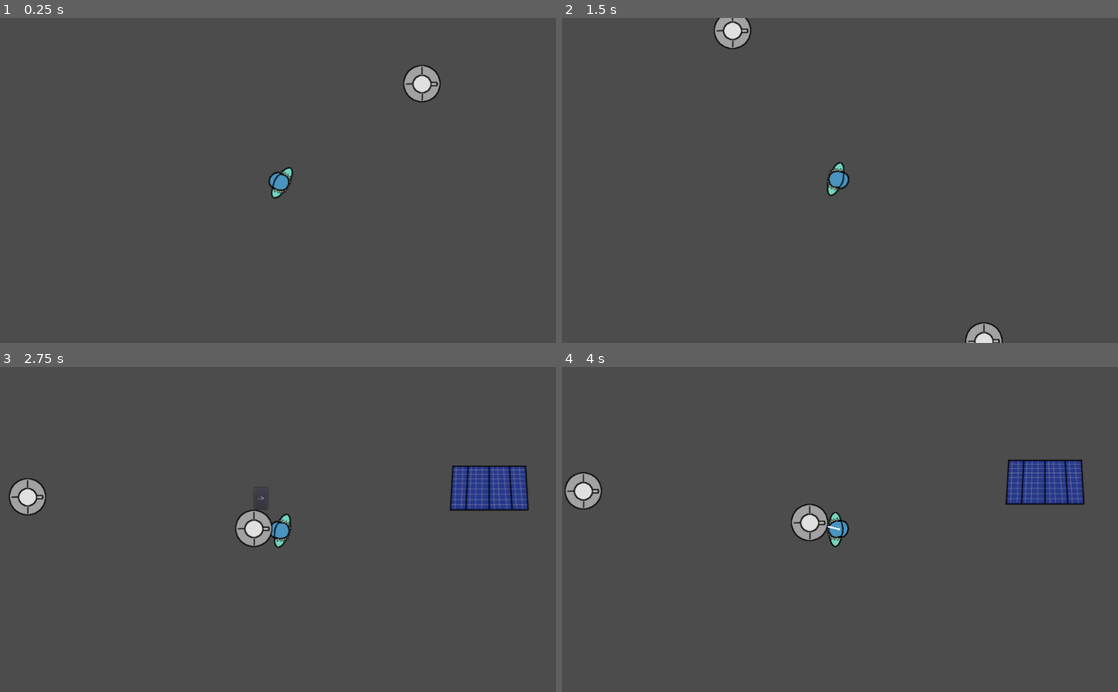
Above: before the commit, frames 1-4 (two rows, left to right).
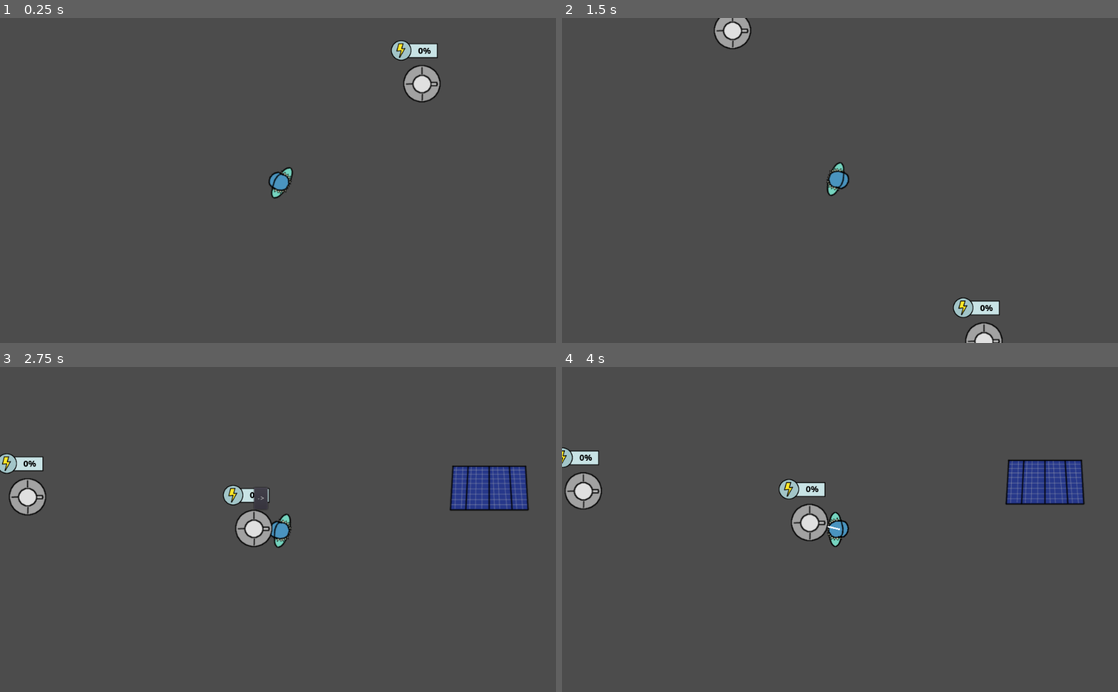
Above: after the commit, the same moments.

Repository: moisesjbc/spain-game-dev-jam-3
Game: Godot game, scene res://gameplay/main/main.tscn
Same seed, same stepped clock (60 frames per second), same inputs: the game is played once before the commit and once after it. The engine's default icon, where the game draws it, is replaced by a stand-in: a white triangle on a blue panel in a dark square.
Inputs (mouse positions are in pixels of both pictures, inside the frame that each line leads up to):
- Up to frame 1 (0.25 s): no input
- Up to frame 2 (1.5 s): tap Enter at 0.5 s; move the mouse to (812, 245) at 0.52 s; hold Up (ui_up) from 0.53 s (still down); move the mouse to (1006, 229) at 1.27 s
- Up to frame 3 (2.75 s): move the mouse to (111, 480) at 2.02 s; release Up (ui_up) at 2.03 s; hold Left (ui_left) from 2.03 s (still down)
- Up to frame 4 (4 s): release Left (ui_left) at 2.75 s; click "->" at 2.75 s; tap Space at 3.5 s; move the mouse to (867, 529) at 3.52 s; hold Left (ui_left) from 3.53 s (still down)

The runs differ from the first frame. In frame 1, 0.4% of the frame differs, in the area x 70-79%, y 6-14%; in frame 2, 0.4%; in frame 3, 0.7%; in frame 4, 0.7%, in the area x 0-48%, y 24-41%.

Commit message:
Añade etiquetas de energía

Diff:
--- a/godot-project/gameplay/buildings/investigation_centre/investigation_centre.gd
+++ b/godot-project/gameplay/buildings/investigation_centre/investigation_centre.gd
@@ -40,3 +40,5 @@
 		$investigation_timer.stop()
 
 	energy = new_energy
+
+	$energy_label.set_energy((float(energy) / max_energy) * 100)
--- a/godot-project/gameplay/buildings/investigation_centre/investigation_centre.tscn
+++ b/godot-project/gameplay/buildings/investigation_centre/investigation_centre.tscn
@@ -1,8 +1,9 @@
-[gd_scene load_steps=5 format=2]
+[gd_scene load_steps=6 format=2]
 
 [ext_resource path="res://gameplay/buildings/investigation_centre/investigation_centre.png" type="Texture" id=1]
 [ext_resource path="res://gameplay/buildings/investigation_centre/investigation_centre.gd" type="Script" id=2]
 [ext_resource path="res://gameplay/gui/building_menu/building_menu.tscn" type="PackedScene" id=3]
+[ext_resource path="res://gameplay/gui/energy_label/energy_label.tscn" type="PackedScene" id=4]
 
 [sub_resource type="RectangleShape2D" id=1]
 extents = Vector2( 214.93, 212.609 )
@@ -50,4 +51,6 @@
 
 [node name="building_menu" parent="." instance=ExtResource( 3 )]
 position = Vector2( -28.5773, -17.7114 )
+
+[node name="energy_label" parent="." instance=ExtResource( 4 )]
 [connection signal="timeout" from="investigation_timer" to="." method="_on_investigation_timer_timeout"]
--- a/godot-project/gameplay/buildings/turret/turret.gd
+++ b/godot-project/gameplay/buildings/turret/turret.gd
@@ -59,3 +59,4 @@
 		$shoot_charging_timer.stop()
 	if energy > 0.2 and $shoot_charging_timer.is_stopped() and len(targets_in_area) > 0:
 		_prepare_shoot()
+	$energy_label.set_energy((float(energy) / max_energy) * 100)
--- a/godot-project/gameplay/buildings/turret/turret.tscn
+++ b/godot-project/gameplay/buildings/turret/turret.tscn
@@ -1,9 +1,10 @@
-[gd_scene load_steps=7 format=2]
+[gd_scene load_steps=8 format=2]
 
 [ext_resource path="res://gameplay/buildings/turret/turret_body.png" type="Texture" id=1]
 [ext_resource path="res://gameplay/buildings/turret/turret.gd" type="Script" id=2]
 [ext_resource path="res://gameplay/gui/building_menu/building_menu.tscn" type="PackedScene" id=3]
 [ext_resource path="res://gameplay/buildings/turret/turret_head.png" type="Texture" id=4]
+[ext_resource path="res://gameplay/gui/energy_label/energy_label.tscn" type="PackedScene" id=5]
 
 [sub_resource type="CircleShape2D" id=1]
 radius = 33.6607
@@ -47,6 +48,9 @@
 [node name="head_sprite" type="Sprite" parent="head"]
 position = Vector2( -2.22725, 0.668175 )
 texture = ExtResource( 4 )
+
+[node name="energy_label" parent="." instance=ExtResource( 5 )]
+position = Vector2( -9.82155, -61.1742 )
 [connection signal="body_entered" from="influence_area" to="." method="_on_influence_area_body_entered"]
 [connection signal="body_exited" from="influence_area" to="." method="_on_influence_area_body_exited"]
 [connection signal="timeout" from="shoot_charging_timer" to="." method="_on_shoot_charging_timer_timeout"]
--- /dev/null
+++ b/godot-project/gameplay/gui/energy_label/energy_label.gd
@@ -0,0 +1,9 @@
+extends Node2D
+
+
+func _ready():
+	set_energy(0)
+
+
+func set_energy(energy):
+	$label.text = str(int(energy)) + '%'
--- /dev/null
+++ b/godot-project/gameplay/gui/energy_label/energy_label.tscn
@@ -0,0 +1,29 @@
+[gd_scene load_steps=5 format=2]
+
+[ext_resource path="res://gameplay/gui/energy_label/energy_label.png" type="Texture" id=1]
+[ext_resource path="res://gameplay/gui/energy_label/energy_label.gd" type="Script" id=2]
+[ext_resource path="res://fonts/ubuntu/Ubuntu-B.ttf" type="DynamicFontData" id=3]
+
+[sub_resource type="DynamicFont" id=1]
+font_data = ExtResource( 3 )
+
+[node name="energy_label" type="Node2D"]
+script = ExtResource( 2 )
+
+[node name="sprite" type="Sprite" parent="."]
+scale = Vector2( 0.5, 0.5 )
+texture = ExtResource( 1 )
+
+[node name="label" type="Label" parent="."]
+margin_left = -10.0
+margin_top = -11.0
+margin_right = 38.0
+margin_bottom = 13.0
+custom_fonts/font = SubResource( 1 )
+custom_colors/font_color = Color( 0, 0, 0, 1 )
+text = "100%"
+align = 1
+valign = 1
+__meta__ = {
+"_edit_use_anchors_": false
+}
Not shown, added: godot-project/fonts/ubuntu/LICENCE.txt
Binary file added: godot-project/fonts/ubuntu/Ubuntu-B.ttf
Not shown, added: godot-project/fonts/ubuntu/copyright.txt
Binary file added: godot-project/gameplay/gui/energy_label/energy_label.png
Not shown, added: godot-project/gameplay/gui/energy_label/energy_label.png.import
Not shown, added: design/energy_label.xcf
